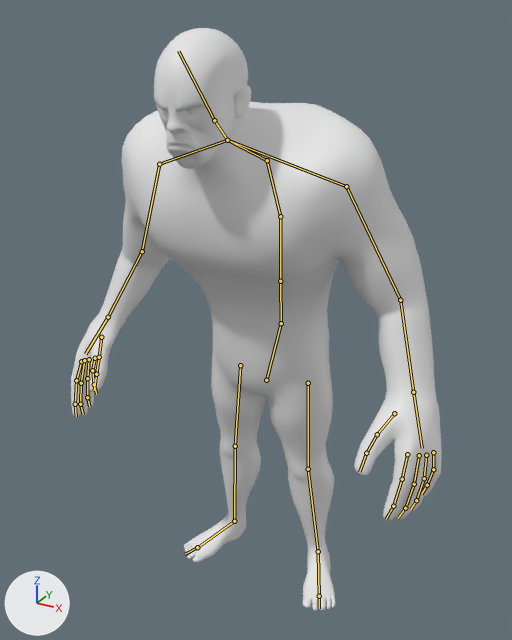
A saved change to the Blender file GameJam_01/Assets/models/playermodel.blend.
The view is the same before and after, from a camera (50 mm lens) standing at (5.64, -10.73, 11.11) and looking at (0.07, -0.59, 6.04). The axes (+X, +Y, +Z) are drawn at lower left. The lights are the same throughout. The bones that bend it are drawn over the model as lines.

In view in the first picture: 'body'.
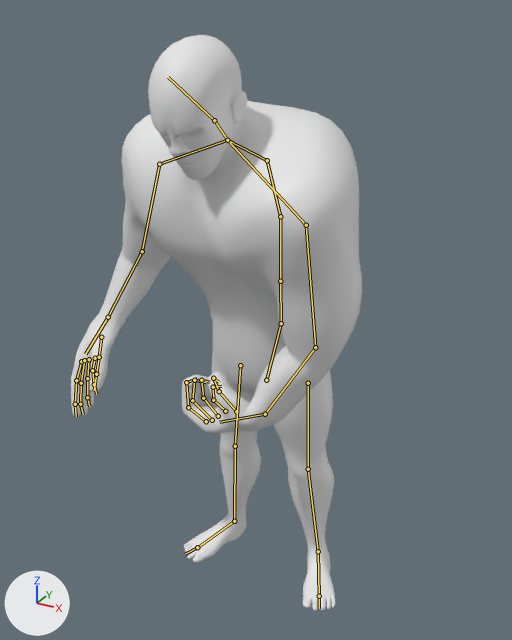
The newer file adds an action. The first version stands in its rest pose; the second is drawn at frame 17 of the action 'playerAction'.

What differs and where, as boxes [x1, y1, x2, y2] in the pictures (512 x 640 px):
'body', posed (22% narrower)
    before: [71, 28, 442, 611]
    after: [71, 35, 362, 611]
bone 'head', root to tip
    before: (214, 120) to (178, 51)
    after: (214, 120) to (168, 77)
bone 'clavicle_L', root to tip
    before: (227, 140) to (346, 186)
    after: (227, 140) to (306, 225)
bone 'forearm_L', root to tip
    before: (346, 186) to (400, 300)
    after: (306, 225) to (315, 347)
bone 'lowerarm_L', root to tip
    before: (400, 300) to (413, 392)
    after: (315, 347) to (265, 414)
bone 'hand_L', root to tip
    before: (413, 392) to (422, 448)
    after: (265, 414) to (219, 422)
bone 'index_L_0', root to tip
    before: (407, 454) to (402, 479)
    after: (206, 421) to (188, 407)
bone 'index_L_1', root to tip
    before: (402, 479) to (393, 506)
    after: (188, 407) to (186, 382)
bone 'index_L_2', root to tip
    before: (393, 506) to (386, 519)
    after: (186, 382) to (197, 378)
bone 'middle_L_0', root to tip
    before: (419, 455) to (414, 484)
    after: (212, 420) to (192, 400)
bone 'middle_L_1', root to tip
    before: (414, 484) to (405, 508)
    after: (192, 400) to (194, 380)
bone 'middle_L_2', root to tip
    before: (405, 508) to (398, 518)
    after: (194, 380) to (206, 382)
bone 'ring_L_0', root to tip
    before: (426, 455) to (424, 478)
    after: (218, 416) to (203, 398)
bone 'ring_L_1', root to tip
    before: (424, 478) to (416, 500)
    after: (203, 398) to (201, 380)
bone 'ring_L_2', root to tip
    before: (416, 500) to (410, 509)
    after: (201, 380) to (209, 382)
bone 'pinky_L_0', root to tip
    before: (433, 452) to (433, 469)
    after: (225, 411) to (213, 400)
bone 'pinky_L_1', root to tip
    before: (433, 469) to (427, 485)
    after: (213, 400) to (213, 387)
bone 'pinky_L_2', root to tip
    before: (427, 485) to (421, 494)
    after: (213, 387) to (221, 386)
bone 'thumb_L_0', root to tip
    before: (394, 413) to (377, 434)
    after: (236, 411) to (219, 391)
bone 'thumb_L_1', root to tip
    before: (377, 434) to (366, 453)
    after: (219, 391) to (213, 378)
bone 'thumb_L_2', root to tip
    before: (366, 453) to (359, 472)
    after: (213, 378) to (219, 382)

The edits, one by one:
Bone 'head' (bone_head) turns from (0, 0, 0) to (-17, 0, 0) degrees about its own x, y and z.
Bone 'clavicle_L' (bone_clavicle_l) turns from (0, 0, 0) to (-12, 14, -36) degrees about its own x, y and z.
Bone 'forearm_L' (bone_forearm_l) turns from (0, 0, 0) to (-17, 2, -5) degrees about its own x, y and z.
Bone 'lowerarm_L' (bone_lowerarm_l) turns from (0, 0, 0) to (-12, -45, 5) degrees about its own x, y and z.
Bone 'hand_L' (bone_hand_l) turns from (0, 0, 0) to (4, -1, -41) degrees about its own x, y and z.
Bone 'index_L_0' (bone_index_l_0) turns from (0, 0, 0) to (-3, -11, -30) degrees about its own x, y and z.
Bone 'index_L_1' (bone_index_l_1) turns from (0, 0, 0) to (2, -22, -49) degrees about its own x, y and z.
Bone 'index_L_2' (bone_index_l_2) turns from (0, 0, 0) to (-23, -11, -46) degrees about its own x, y and z.
Bone 'middle_L_0' (bone_middle_l_0) turns from (0, 0, 0) to (6, 9, -37) degrees about its own x, y and z.
Bone 'middle_L_1' (bone_middle_l_1) turns from (0, 0, 0) to (8, 11, -48) degrees about its own x, y and z.
Bone 'middle_L_2' (bone_middle_l_2) turns from (0, 0, 0) to (17, 8, -65) degrees about its own x, y and z.
Bone 'ring_L_0' (bone_ring_l_0) turns from (0, 0, 0) to (10, -5, -42) degrees about its own x, y and z.
Bone 'ring_L_1' (bone_ring_l_1) turns from (0, 0, 0) to (4, -2, -43) degrees about its own x, y and z.
Bone 'ring_L_2' (bone_ring_l_2) turns from (0, 0, 0) to (5, -12, -64) degrees about its own x, y and z.
Bone 'pinky_L_0' (bone_pinky_l_0) turns from (0, 0, 0) to (12, 0, -43) degrees about its own x, y and z.
Bone 'pinky_L_1' (bone_pinky_l_1) turns from (0, 0, 0) to (7, 12, -36) degrees about its own x, y and z.
Bone 'pinky_L_2' (bone_pinky_l_2) turns from (0, 0, 0) to (20, 16, -48) degrees about its own x, y and z.
Bone 'thumb_L_0' (bone_thumb_l_0) turns from (0, 0, 0) to (-18, -27, -21) degrees about its own x, y and z.
Bone 'thumb_L_1' (bone_thumb_l_1) turns from (0, 0, 0) to (-35, 12, 5) degrees about its own x, y and z.
Bone 'thumb_L_2' (bone_thumb_l_2) turns from (0, 0, 0) to (-54, 19, 3) degrees about its own x, y and z.
